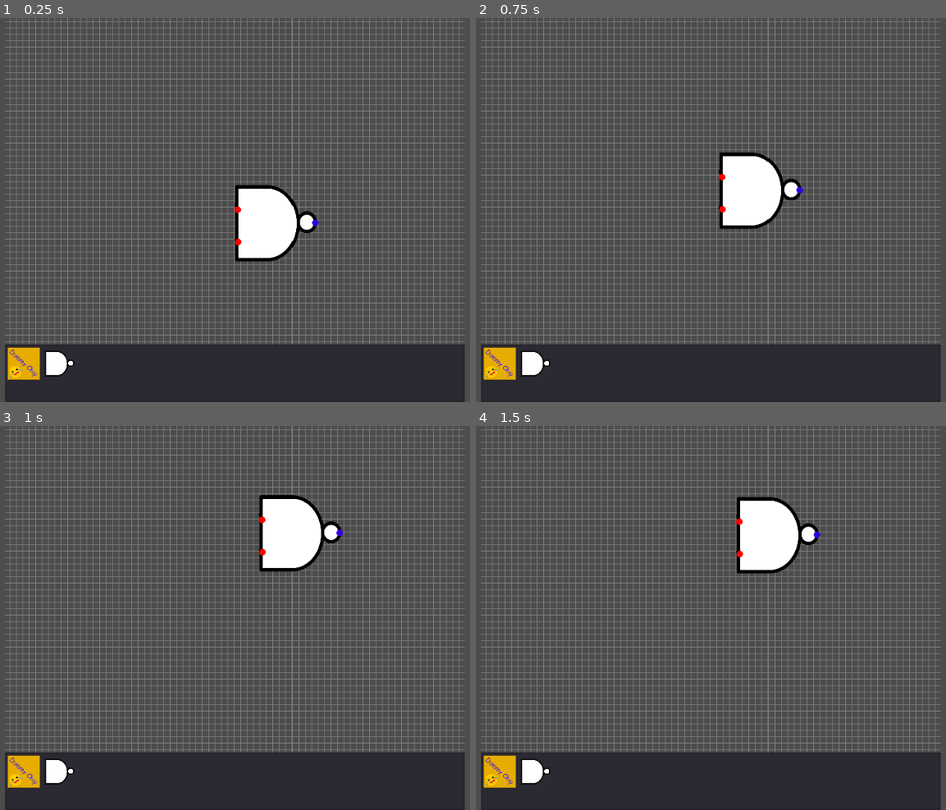
Above: before the commit, frames 1-4 (two rows, left to right).
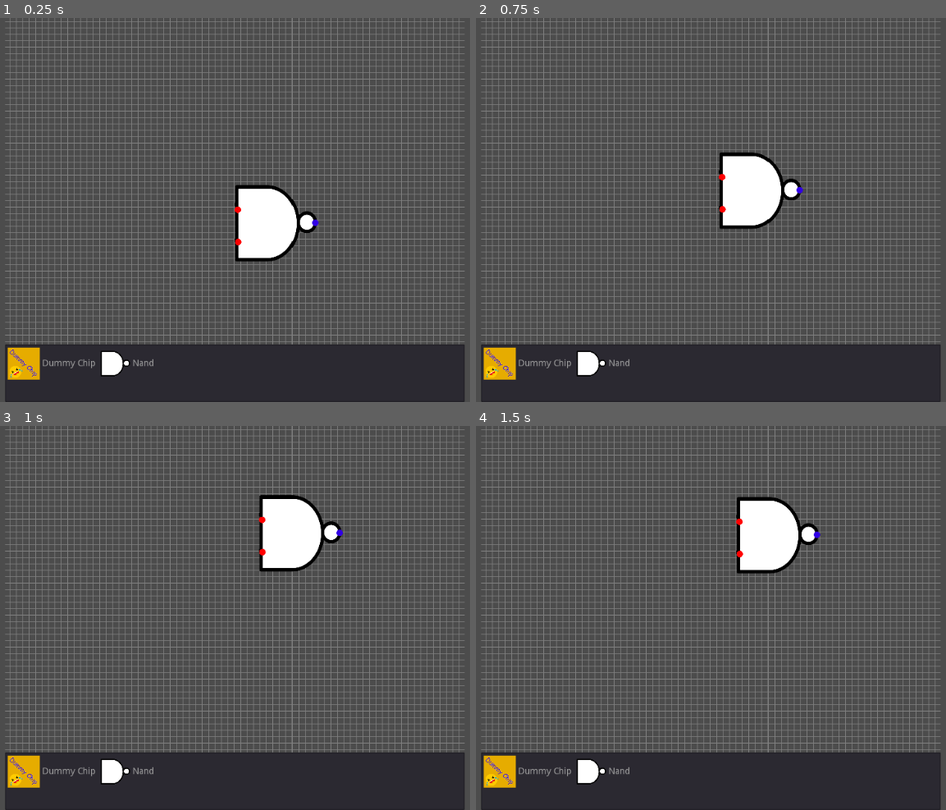
Above: after the commit, the same moments.

Repository: SeanFxyz/assembler_exemplar
Game: Godot game, scene res://scenes/ChipDesigner/ChipDesigner.tscn
Same seed, same stepped clock (60 frames per second), same inputs: the game is played once before the commit and once after it. This scene is started directly instead of the project's main scene.
Inputs (mouse positions are in pixels of both pictures, inside the frame that each line leads up to):
- Up to frame 1 (0.25 s): no input
- Up to frame 2 (0.75 s): tap Enter at 0.5 s; drag from (753, 225) to (776, 125) at 0.52 s
- Up to frame 3 (1 s): no input
- Up to frame 4 (1.5 s): drag from (579, 637) to (776, 537) at 1.27 s

The runs differ from the first frame. In frame 1, 0.7% of the frame differs, in the area x 9-33%, y 86-94%; in frame 2, 0.7%; in frame 3, 0.7%; in frame 4, 0.7%.

Commit message:
Configuring ItemList signals.

Diff:
--- a/src/scenes/ChipDesigner/ChipDesigner.gd
+++ b/src/scenes/ChipDesigner/ChipDesigner.gd
@@ -1,12 +1,21 @@
 extends Control
 
 onready var canvas_switcher := $CanvasSwitcher
+onready var item_selected = false
+onready var mouse_moved_to_canvas = false
+onready var selected_item
 
 func _on_ItemList_item_selected(index):
 	print("item clicked")
-	pass # Replace with function body.
-
+	item_selected = true
+	selected_item = $ItemListControl/ItemList.get_item_text(index)
+	print(selected_item)
 
 func _on_ItemList_nothing_selected():
 	print("nothing selected")
-	pass # Replace with function body.
+	item_selected = false
+
+func _on_ItemList_mouse_exited():
+	print("exiting control node housing ItemList")
+	if (item_selected == true):
+		print("Moving " + selected_item + " to screen")
--- a/src/scenes/ChipDesigner/ChipDesigner.tscn
+++ b/src/scenes/ChipDesigner/ChipDesigner.tscn
@@ -30,7 +30,7 @@
 anchor_right = 0.85
 anchor_bottom = 0.85
 
-[node name="Control" type="Control" parent="."]
+[node name="ItemListControl" type="Control" parent="."]
 anchor_left = 0.15
 anchor_top = 0.85
 anchor_right = 0.85
@@ -40,16 +40,17 @@
 "_edit_use_anchors_": false
 }
 
-[node name="ItemList" type="ItemList" parent="Control"]
+[node name="ItemList" type="ItemList" parent="ItemListControl"]
 anchor_right = 1.0
 anchor_bottom = 1.0
 mouse_filter = 1
-items = [ "", ExtResource( 4 ), false, "", ExtResource( 5 ), false ]
+items = [ "Dummy Chip", ExtResource( 4 ), false, "Nand", ExtResource( 5 ), false ]
 max_columns = 0
 icon_scale = 0.1
 __meta__ = {
 "_edit_use_anchors_": false
 }
 
-[connection signal="item_selected" from="Control/ItemList" to="." method="_on_ItemList_item_selected"]
-[connection signal="nothing_selected" from="Control/ItemList" to="." method="_on_ItemList_nothing_selected"]
+[connection signal="item_selected" from="ItemListControl/ItemList" to="." method="_on_ItemList_item_selected"]
+[connection signal="mouse_exited" from="ItemListControl/ItemList" to="." method="_on_ItemList_mouse_exited"]
+[connection signal="nothing_selected" from="ItemListControl/ItemList" to="." method="_on_ItemList_nothing_selected"]
